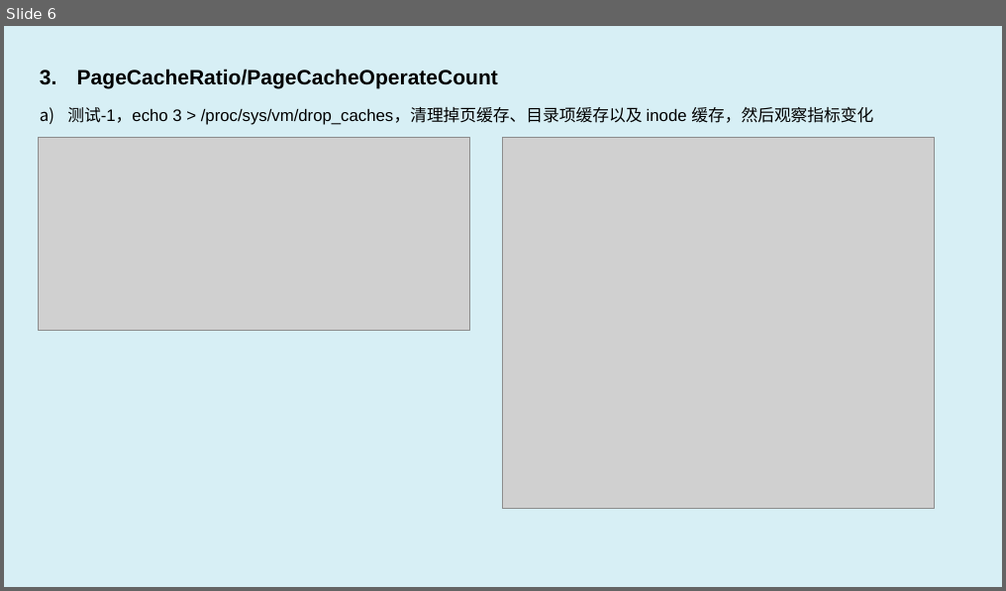
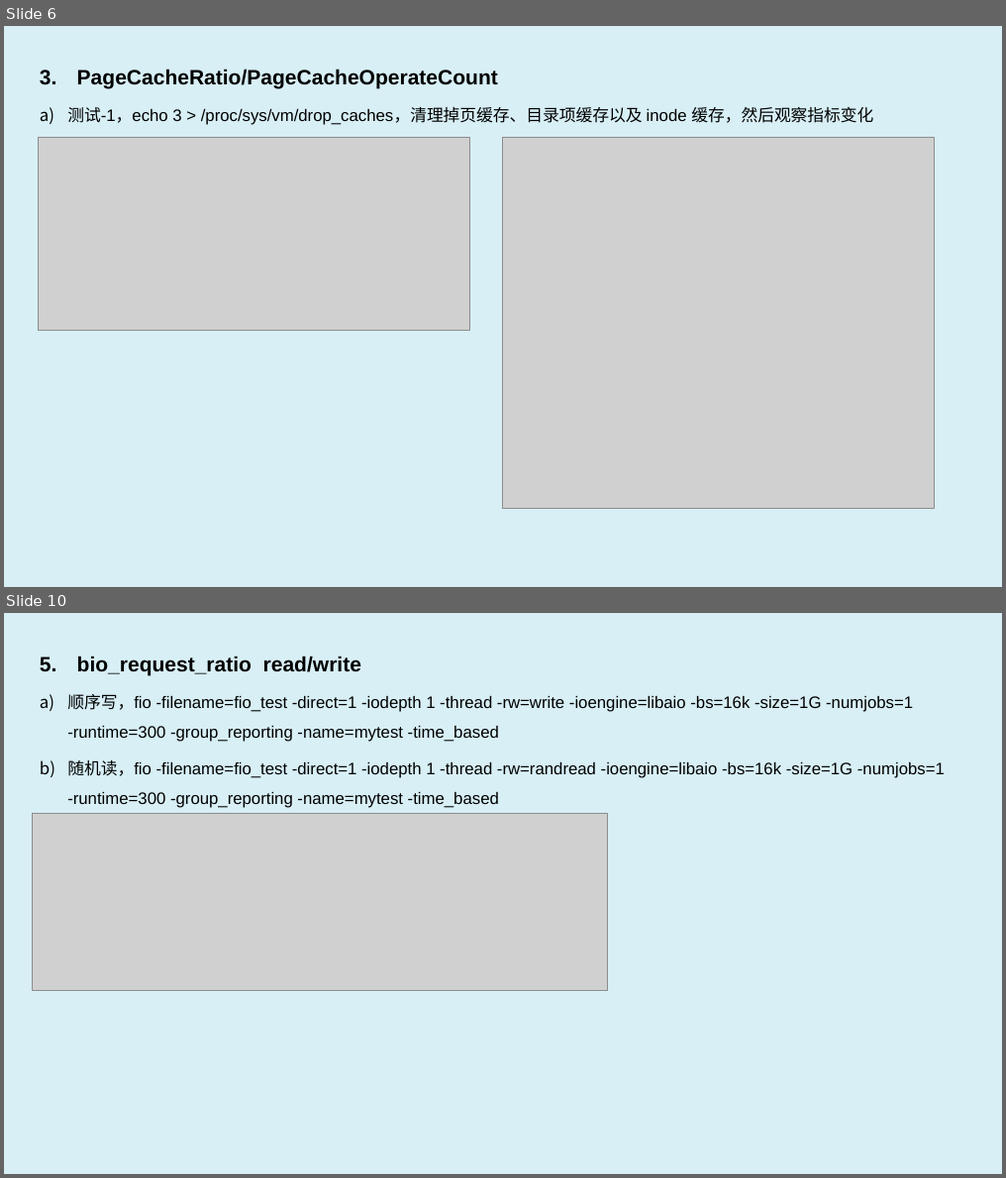
Before and after one commit to luxingwen/x-monitor, a slide deck: doc/x-monitor.eBPF Observe & Profiling.pptx. Shown one above the other, each under a label of ours: slide 6 before the commit, slides 6 and 10 after it; the slides between them are not shown. The pictures are 1006x591 and 1006x1178 pixels, drawn with LibreOffice and Linux fonts; fonts in the diff are those of the drawing; grey boxes stand for pictures. Boxes give left, top, right and bottom in pixels: in the first picture for what was removed or moved away, otherwise in the second. Text is boxed around its words. In the diff, an @@ line names an element or a change of style, - is before the commit and + after.

```diff
--- a/doc/x-monitor.eBPF Observe & Profiling.pptx
+++ b/doc/x-monitor.eBPF Observe & Profiling.pptx
@@ slide 10 added at bbox=[4, 613, 1002, 1174], background #D7EFF5 @@
@@ text added at bbox=[67, 656, 944, 808], 16 pt, text #000000 @@
+5. bio_request_ratio read/write
+f) 顺序写，fio -filename=fio_test -direct=1 -iodepth 1 -thread -rw=write -ioengine=libaio -bs=16k -size=1G -numjobs=1 -runtime=300 -group_reporting -name=mytest -time_based
+g) 随机读，fio -filename=fio_test -direct=1 -iodepth 1 -thread -rw=randread -ioengine=libaio -bs=16k -size=1G -numjobs=1 -runtime=300 -group_reporting -name=mytest -time_based
@@ picture added at bbox=[33, 813, 607, 991] @@
```
Also in this commit, not shown: 3 slides changed, 3 other slides added, 1 slide removed, 12 other files.
